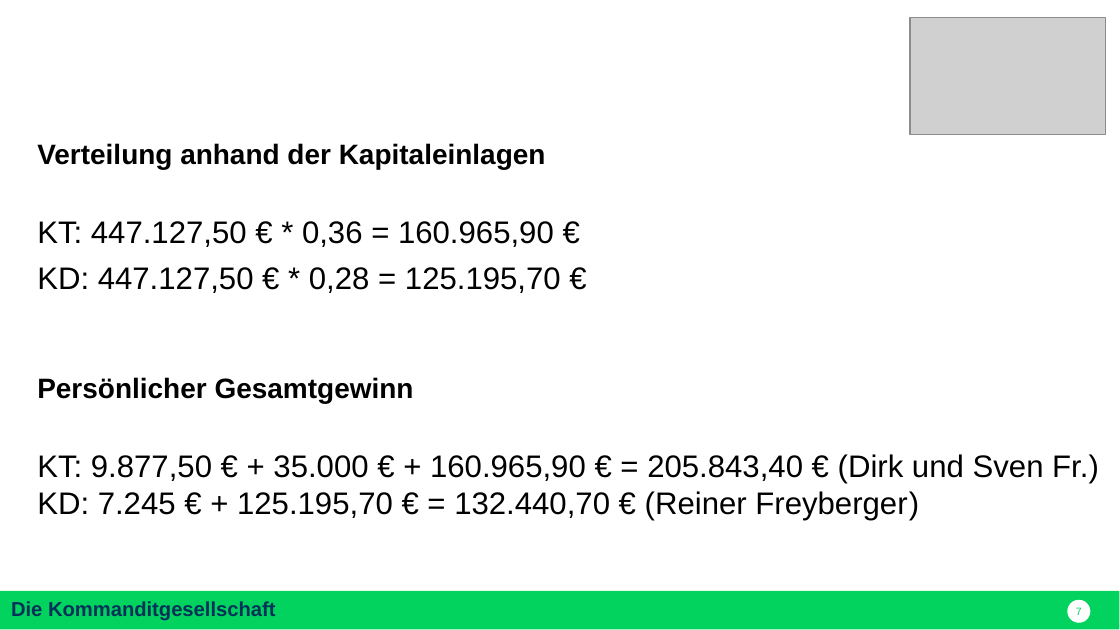
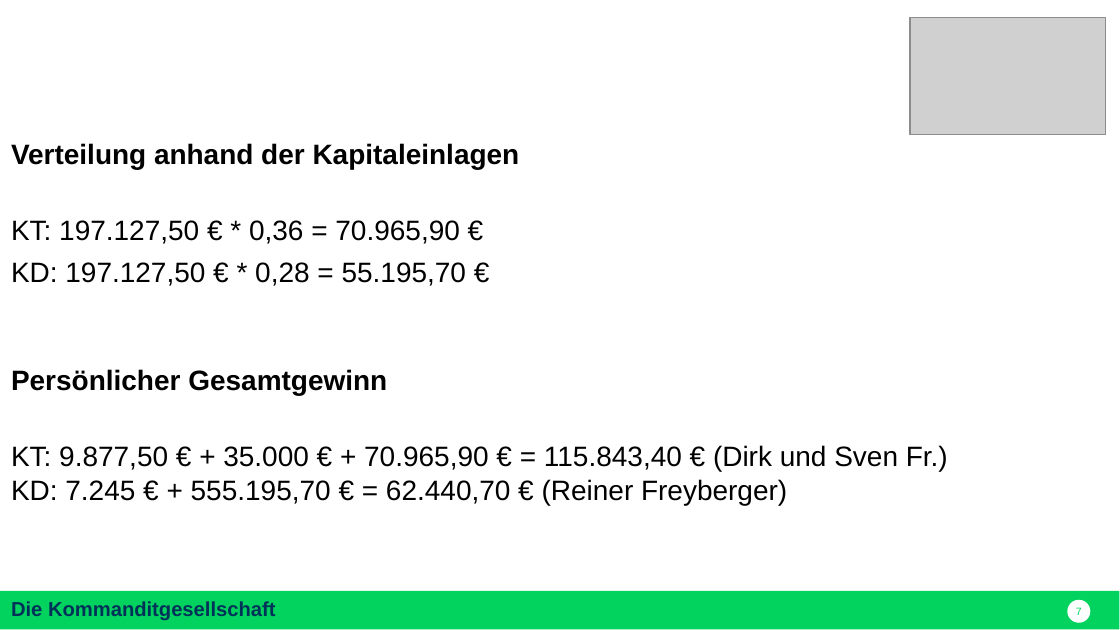
Before and after one commit to nodeg/exercises, a slide deck: slide 7 of Referat_BWP_KG_danny.pptx. Drawn at 1120x630 pixels with LibreOffice and Linux fonts; fonts in the diff are those of the drawing; grey boxes stand for pictures. Boxes give left, top, right and bottom in pixels: in the first picture for what was removed or moved away, otherwise in the second. Text is boxed around its words. In the diff, an @@ line names an element or a change of style, - is before the commit and + after.

```diff
--- a/Referat_BWP_KG_danny.pptx
+++ b/Referat_BWP_KG_danny.pptx
@@ text "Verteilung anhand der Kapitaleinlagen": place and size @@
-text "Verteilung anhand der Kapitaleinlagen" at (37,143,1099,521)
+text "Verteilung anhand der Kapitaleinlagen" at (11,143,948,505)
@@ text at (11,220,466,286): text changed; size 20 to 18 pt @@
-KT: 447.127,50 € * 0,36 = 160.965,90 €
-KD: 447.127,50 € * 0,28 = 125.195,70 €
+KT: 197.127,50 € * 0,36 = 70.965,90 €
+KD: 197.127,50 € * 0,28 = 55.195,70 €
@@ text at (11,445,948,505): text changed; size 20 to 18 pt @@
-KT: 9.877,50 € + 35.000 € + 160.965,90 € = 205.843,40 € (Dirk und Sven Fr.)
-KD: 7.245 € + 125.195,70 € = 132.440,70 € (Reiner Freyberger)
+KT: 9.877,50 € + 35.000 € + 70.965,90 € = 115.843,40 € (Dirk und Sven Fr.)
+KD: 7.245 € + 555.195,70 € = 62.440,70 € (Reiner Freyberger)
```
Also in this commit, not shown: 3 other slides changed.
